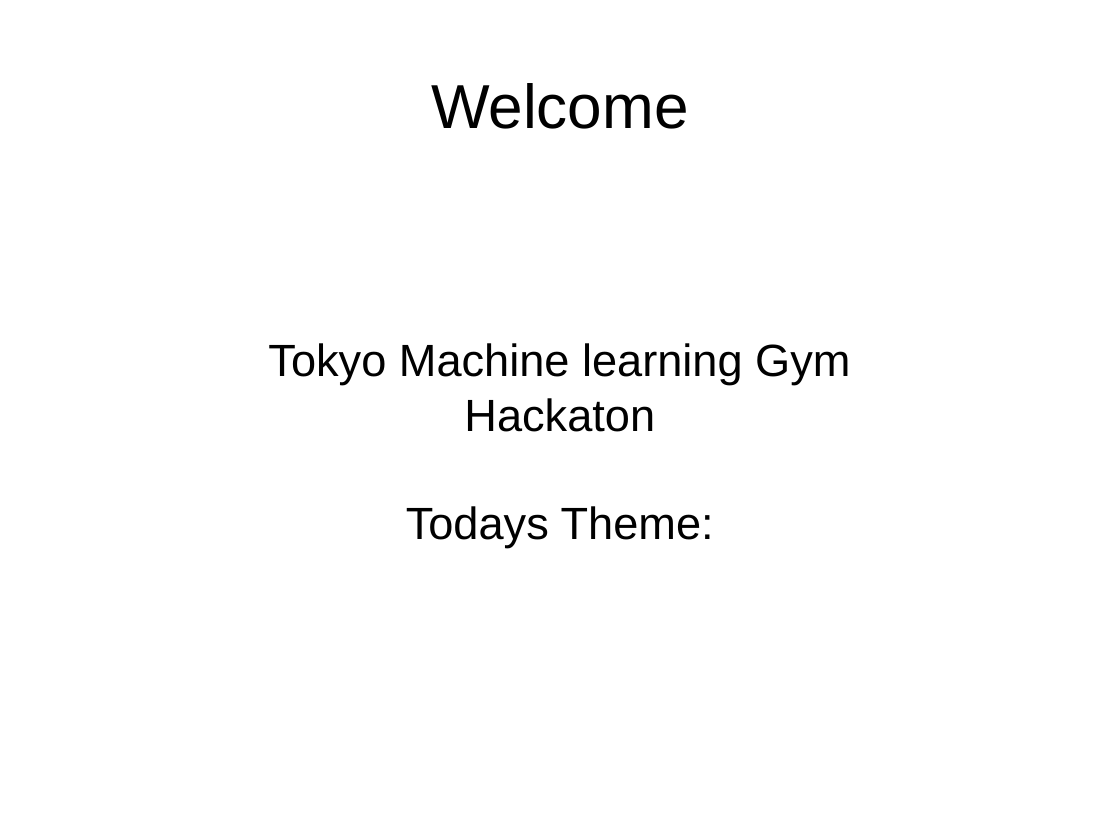
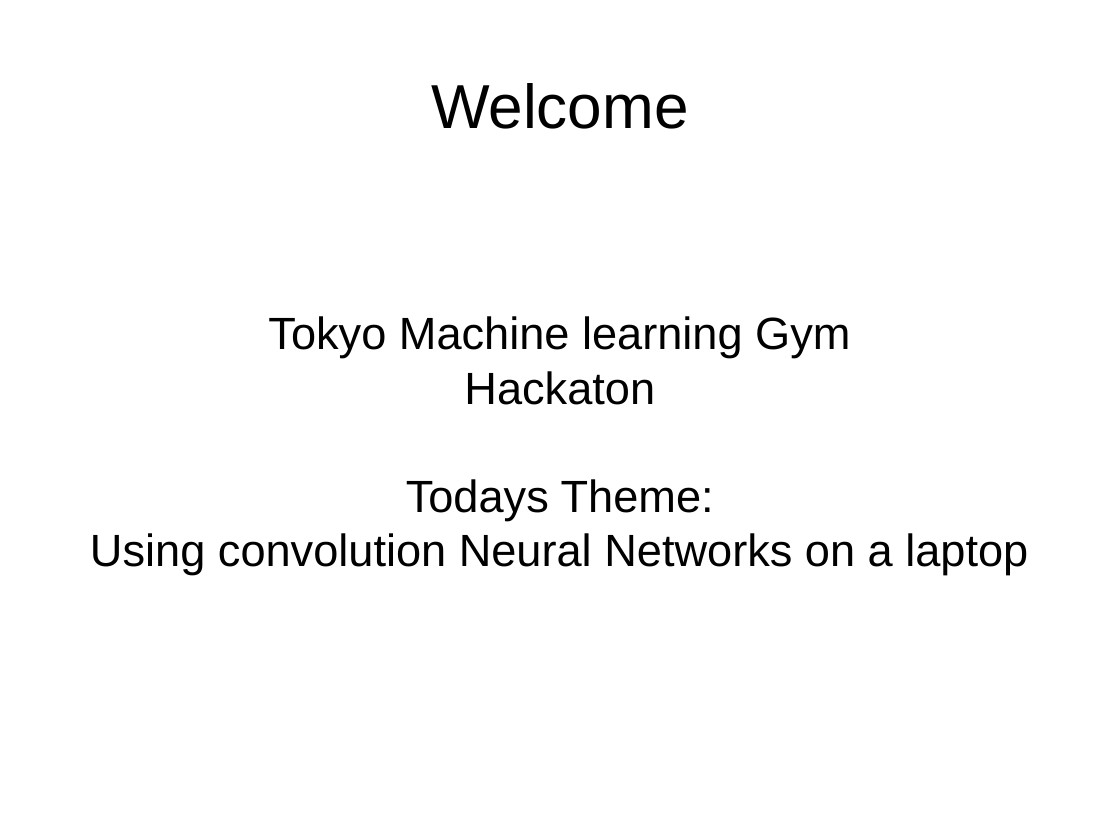
Before and after one commit to ashleysmart/mlgym, a slide deck: slide 1 of tuts/MLGym_Intro.odp. Drawn at 1120x840 pixels with LibreOffice and Linux fonts; fonts in the diff are those of the drawing. Boxes give left, top, right and bottom in pixels: in the first picture for what was removed or moved away, otherwise in the second. Text is boxed around its words. In the diff, an @@ line names an element or a change of style, - is before the commit and + after.

```diff
--- a/tuts/MLGym_Intro.odp
+++ b/tuts/MLGym_Intro.odp
@@ subtitle at [90,533,1028,575]: paragraph added @@
+Using convolution Neural Networks on a laptop
```
Also in this commit, not shown: 2 other slides changed, 1 slide added, 1 slide removed, 3 other files.
